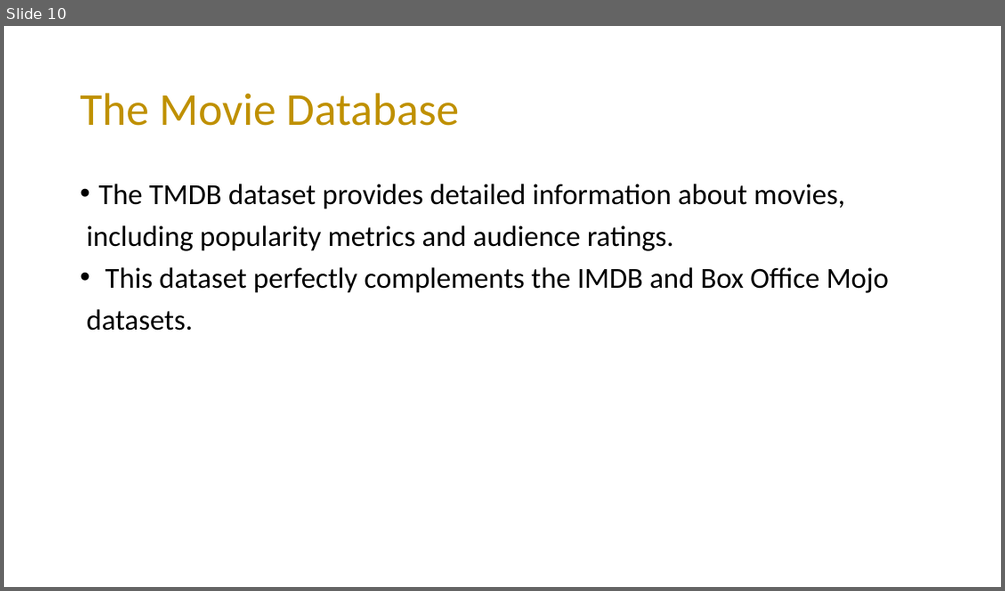
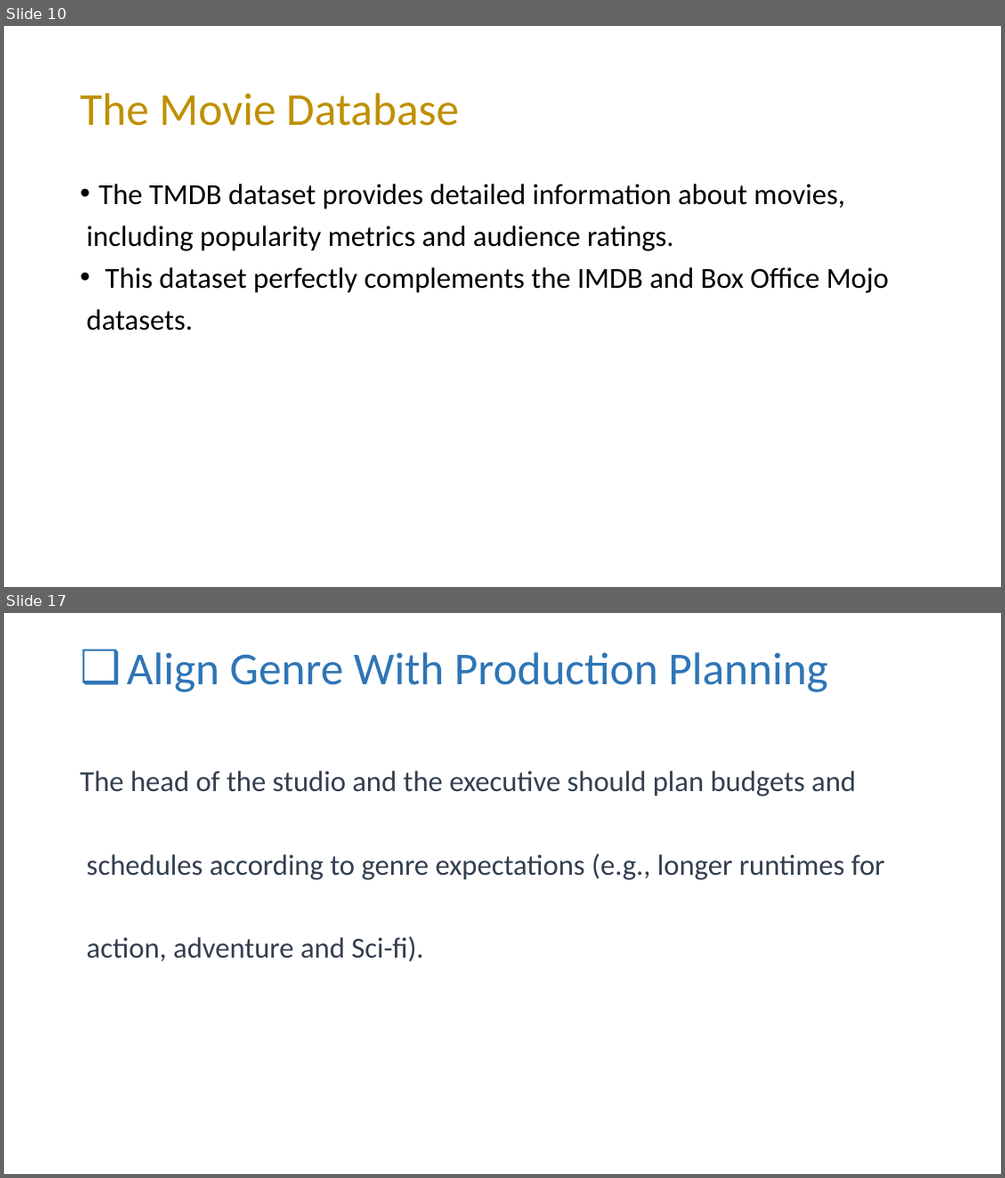
Before and after one commit to mading225/GROUP-6-PROJECT-, a slide deck: project.pptx. Shown one above the other, each under a label of ours: slide 10 before the commit, slides 10 and 17 after it; the slides between them are not shown. The pictures are 1005x591 and 1005x1178 pixels, drawn with LibreOffice and Linux fonts; fonts in the diff are those of the drawing. Boxes give left, top, right and bottom in pixels: in the first picture for what was removed or moved away, otherwise in the second. Text is boxed around its words. In the diff, an @@ line names an element or a change of style, - is before the commit and + after.

```diff
--- a/project.pptx
+++ b/project.pptx
@@ slide 17 added at [4,613,1001,1174], background #FFFFFF @@
@@ title added at [127,652,828,692], 44 pt, text #2E75B6 @@
+❑ Align Genre With Production Planning
@@ text added at [80,771,885,962], 28 pt, text #333F50 @@
+The head of the studio and the executive should plan budgets and
+schedules according to genre expectations (e.g., longer runtimes for
+action, adventure and Sci-fi).
```
Also in this commit, not shown: 1 slide changed, 6 other slides added.
